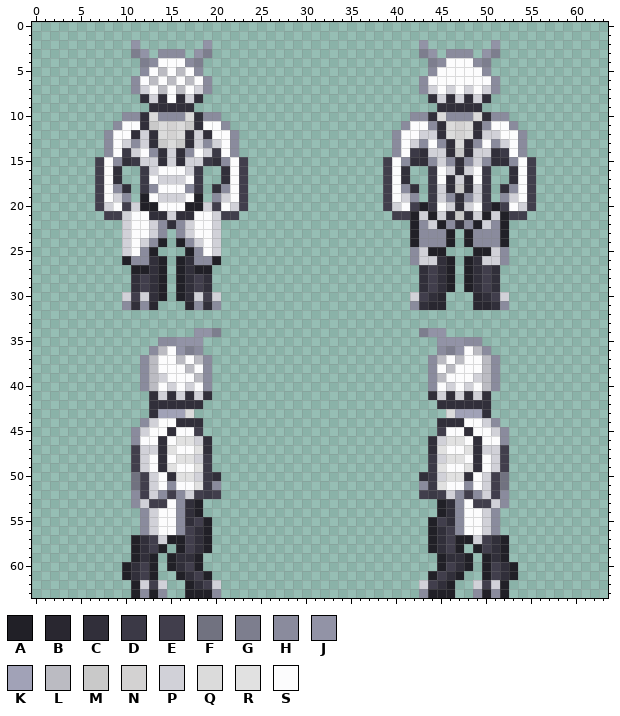
Edited in one commit: pixel-art sprite (Resources/Textures/SS220/Mobs/Species/Gralnir/parts.rsi/full_greyscale_4.png). This is how it looked before the edit.
The file is 64x64 pixels. Colours within 5 levels of each other are drawn and written as one.
Palette (. is transparent): A #212027  B #292730  C #312f3a  D #3b3946  E #413e4c  F #717280  G #7d7e8e  H #8a8b9d  J #9293a6  K #a1a2b7  L #bbbbc2  M #c9c9c9  N #d3d2d2  P #d1d1d8  Q #dbdbdb  R #e1e1e1  S #fcfcfd
The result:
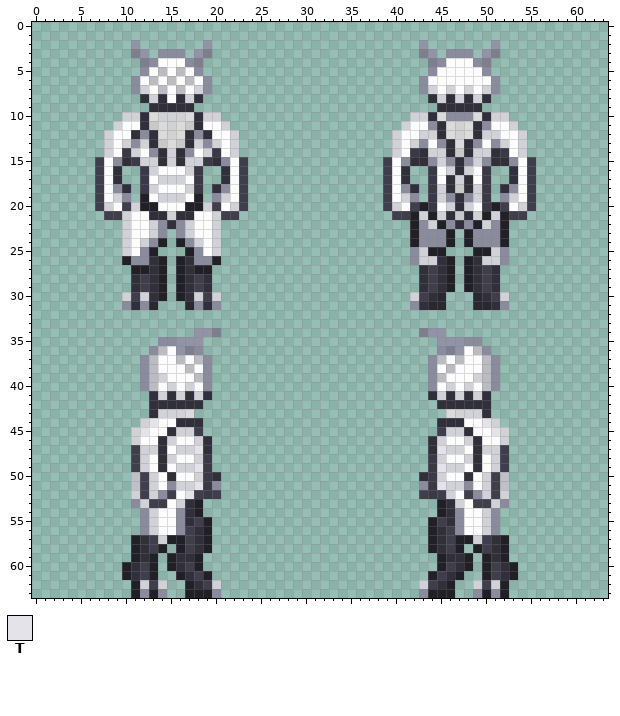
Colours new in this view: T #e3e3e9
What changed:
@@ palette @@
-F #717280
+F #c0c0c8
@@ x 0..63 @@
  9 .............CCCCC...........................CCCCC..............
-10 ..........HHCQHHHQCHH.....................HHCQHHHQCHH...........
-11 .........HSSCMQNQMCSSH...................HSSHCQNQCHSSH..........
-12 ........HSSCPCQNQCPCSSH.................HSSPPCQNQCPPSSH.........
-13 ........HSPHPCMQMCPHPSH.................HSPHSHCQCHSHPSH.........
-14 ........HSDPSHCPCHSPDSH.................HSDCPPCMCPPCDSH.........
+10 ..........PPCQPPPQCPP.....................PPCQHHHQCPP...........
+11 .........PSSCMQNQMCSSP...................PSSHCQNQCHSSP..........
+12 ........PSSCHCQNQCHCSSP.................PSSPPCQNQCPPSSP.........
+13 ........PSPHPCMQMCPHPSP.................PSPHSHCQCHSHPSP.........
+14 ........PSDPSHCPCHSPDSP.................PSDCPPCMCPPCDSP.........
 15 .......ESHCDPPCPCPPDCHSE...............ESHCCHPHCHPHCCHSE........
@@ x 11..19 @@
 17 .DSPPPSD.
-18 .DHSSSHD.
+18 .DPSSSPD.
 19 .ASPPPSA.
@@ x 0..63 @@
 42 .............CCCCCC..........................CCCCCC.............
-43 .............CKKKQ............................QKKKC.............
-44 ............HPSSCCC..........................CCCSSPH............
-45 ...........HPSSCSSE..........................ESSCSSPH...........
-46 ...........HSSCSRRPC........................CPRRSCSSH...........
-47 ...........EPPCRSSRC........................CRSSRCPPE...........
-48 ...........EPSCSRRPD........................DPRRSCSPE...........
-49 ...........EPSCRSSRD........................DRSSRCSPE...........
-50 ...........FEPSCRRPDC......................CDPRRCSPEF...........
-51 ...........FEPSHSSRDH......................HDRSSHSPEF...........
-52 ...........HEPHEHPEDE......................EDEPHEHPEH...........
-53 ...........HPEESHCA..........................ACHSEEPH...........
+43 .............CPPPQ............................QPPPC.............
+44 ............PTSSCCC..........................CCCSSTP............
+45 ...........PTSSCPPE..........................EPPCSSTP...........
+46 ...........PSSCPSSPC........................CPSSPCSSP...........
+47 ...........EPPCSPPTC........................CTPPSCPPE...........
+48 ...........EPSCPSSPD........................DPSSPCSPE...........
+49 ...........EPSCSPPTD........................DTPPSCSPE...........
+50 ...........FEPSCSSPDC......................CDPSSCSPEF...........
+51 ...........FEPSHPPTDH......................HDTPPHSPEF...........
+52 ...........PEPHESTEDE......................EDEPSEHPEP...........
+53 ...........HPEESPCA..........................ACPSEEPH...........
 54 ............HPSSHCA..........................ACHSSPH............
Boxes around the changes in both pictures, in picture pixels (x1, y1, x2, y2):
changed: (104, 112, 239, 157)
changed: (392, 112, 428, 157)
changed: (491, 112, 527, 157)
changed: (149, 184, 194, 193)
changed: (131, 409, 203, 508)
changed: (437, 409, 509, 508)
